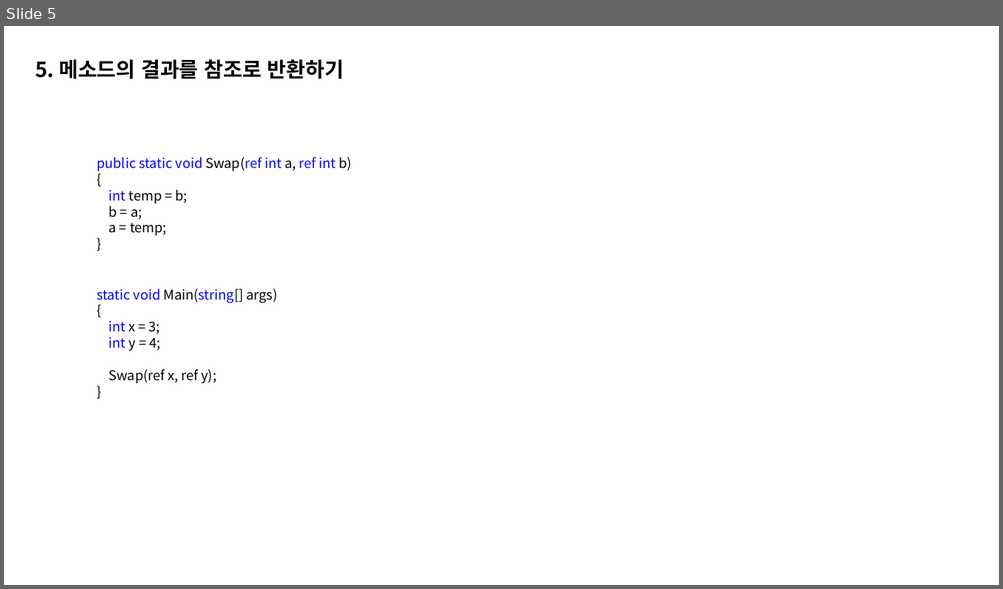
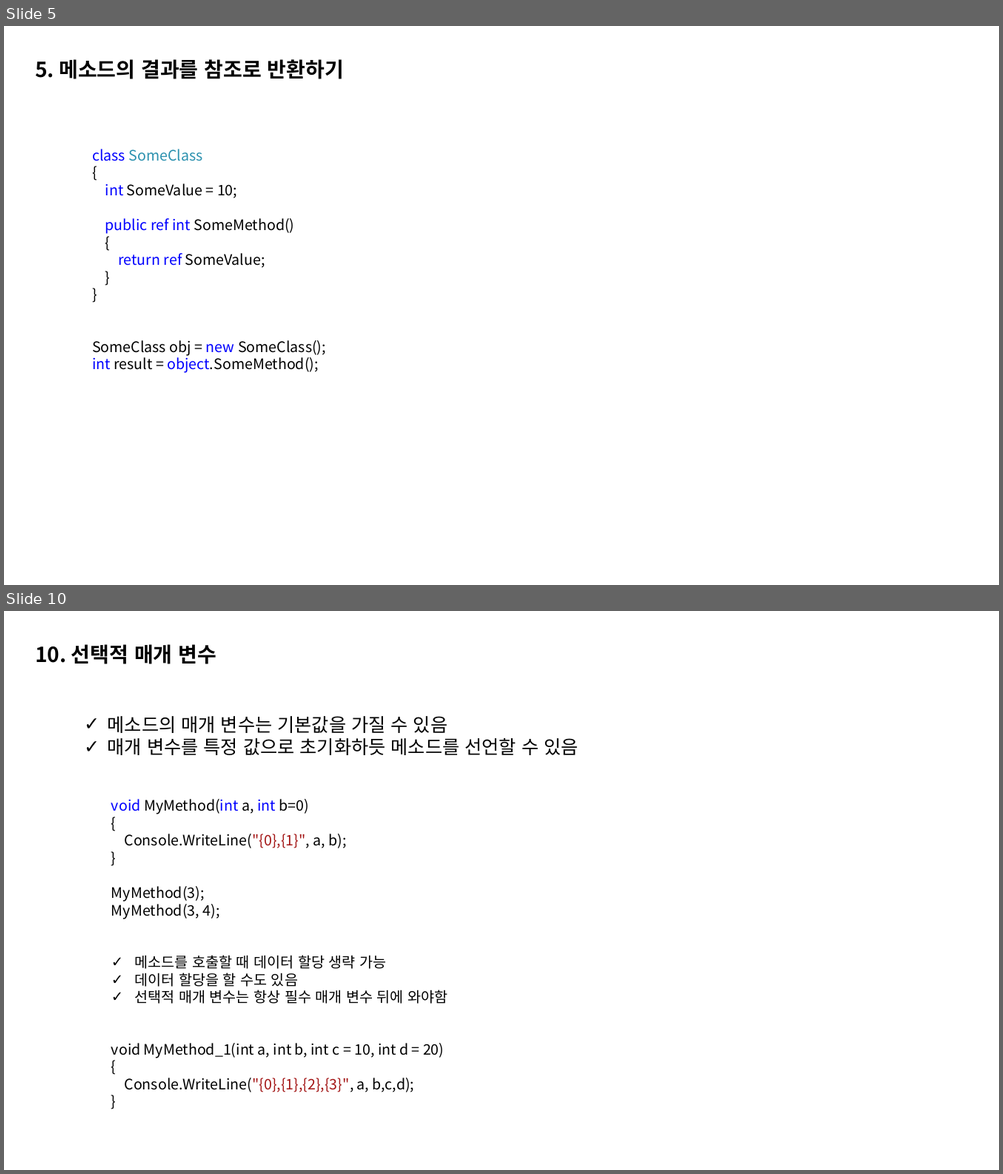
Before and after one commit to ccy01030/coding, a slide deck: 메소드로 코드 간추리기.pptx. Shown one above the other, each under a label of ours: slide 5 before the commit, slides 5 and 10 after it; the slides between them are not shown. The pictures are 1003x589 and 1003x1174 pixels, drawn with LibreOffice and Linux fonts; fonts in the diff are those of the drawing. Boxes give left, top, right and bottom in pixels: in the first picture for what was removed or moved away, otherwise in the second. Text is boxed around its words. In the diff, an @@ line names an element or a change of style, - is before the commit and + after.

```diff
--- a/메소드로 코드 간추리기.pptx
+++ b/메소드로 코드 간추리기.pptx
@@ slide 10 added at box(4, 611, 999, 1170), background #FFFFFF @@
@@ text added at box(35, 644, 216, 664), 20 pt, text #000000, bold @@
+10. 선택적 매개 변수
@@ text added at box(108, 716, 578, 755), 18 pt, text #000000 @@
+✓ 메소드의 매개 변수는 기본값을 가질 수 있음
+✓ 매개 변수를 특정 값으로 초기화하듯 메소드를 선언할 수 있음
@@ text added at box(111, 799, 447, 1093), 14 pt, text #000000 @@
+void MyMethod(int a, int b=0)
+{
+Console.WriteLine("{0},{1}", a, b);
+}
+MyMethod(3);
+MyMethod(3, 4);
+✓ 메소드를 호출할 때 데이터 할당 생략 가능
+✓ 데이터 할당을 할 수도 있음
+✓ 선택적 매개 변수는 항상 필수 매개 변수 뒤에 와야함
+void MyMethod_1(int a, int b, int c = 10, int d = 20)
+{
+Console.WriteLine("{0},{1},{2},{3}", a, b,c,d);
+}
@@ slide 5 changed as well @@
@@ text "class SomeClass": place and size @@
-text "class SomeClass" at box(96, 157, 351, 236)
+text "class SomeClass" at box(92, 149, 326, 373)
@@ text "class SomeClass" at box(92, 149, 326, 373): size 13 to 14 pt in "{", "}" @@
@@ text at box(92, 149, 203, 161): text changed; size 13 to 14 pt; text colour #0000FF to #2B91AF @@
-public static void Swap(ref int a, ref int b)
+class SomeClass
@@ text at box(105, 184, 295, 268): text changed; size 13 to 14 pt @@
-int temp = b;
-b = a;
-a = temp;
+int SomeValue = 10;
+public ref int SomeMethod()
+{
+return ref SomeValue;
@@ text removed at box(96, 289, 277, 384) @@
-static void Main(string[] args)
-{
-int x = 3;
-int y = 4;
-Swap(ref x, ref y);
-}
@@ text at box(92, 340, 326, 373): paragraphs added @@
+}
+SomeClass obj = new SomeClass();
+int result = object.SomeMethod();
```
Also in this commit, not shown: 4 other slides changed, 5 other slides added.
